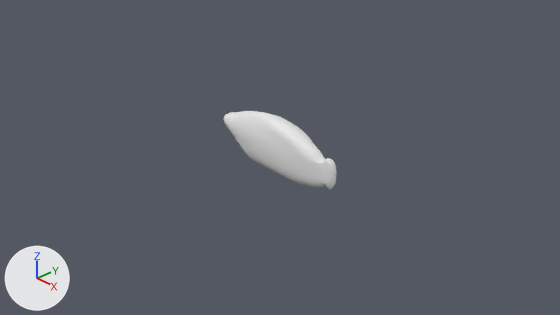
The Blender file 26 - Beta Fish.blend as it was, and as the next commit left it.
One viewpoint serves both versions: the file's camera 'Camera'. Every picture has the same lights, and +X, +Y and +Z are marked at lower left. The older version comes first.
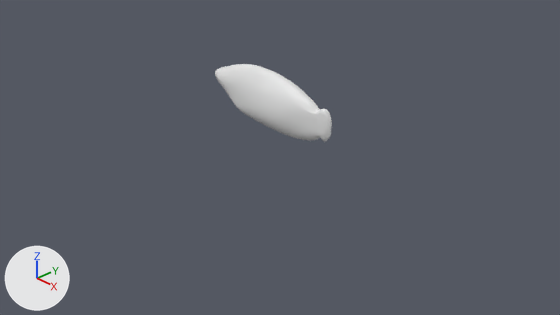
Location of each change, (x1, y1, x2, y2) in pixels of the pictures (560 x 315 px; the box of a moved part takes in the faces that stretch with it):
'Plane', reshaped, moved
    before: (224, 111, 337, 189)
    after: (215, 64, 332, 142)
part 1 of me_plane, moved or reshaped
    before: (233, 111, 324, 187)
    after: (225, 64, 319, 140)

The change in detail:
me_plane is used by ob_plane; location (0.0, -0.363, 0.0); rotation (-1.571, 1.571, 0.0), in degrees (-90, 90, 0); scale (-0.253, -0.253, -0.253).
me_plane had 32018 vertices, 32772 faces and spanned x -1.47..1.87, y -5.18..4.02, z -2.82..-1.03.
me_plane now has 32018 vertices, 32772 faces and spans x -1.52..1.78, y -5.18..4.02, z -2.93..-0.89.
me_plane part 1: 18145 of 32018 vertices moved; they spanned x -1.47..1.87, y -5.17..3.37, z -2.82..-1.03 and now span x -1.52..1.78, y -5.16..3.37, z -2.93..-0.89; mean shift (-0.03, 0.01, 0.0); largest move (-1.14, -2.54, -1.4) -> (-0.99, -2.46, -1.25).
Object 'Plane' (ob_plane) moves from (0.0, -0.363, 0.0) to (0.0, -0.493, 0.777).
